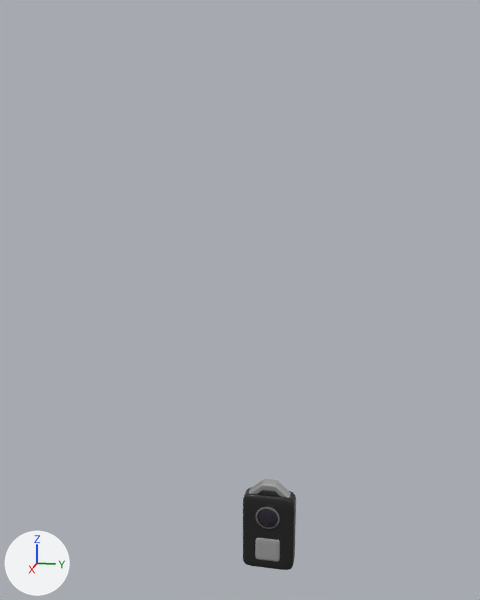
An edit to the glTF model airport/WearableDevice/smartkey.glb, drawn before and after from the same camera.
Rendered twice from a 50 mm camera at (0.452, 0.068, 0.279) aimed at (0.086, -0.006, 0.187). Arrows for +X, +Y and +Z are at lower left; the lights stay in place. Where no turn or scale is listed for an object, it has been applied to the vertices.

Names of what the first picture shows: 'KeyBody', 'KeyButton'.
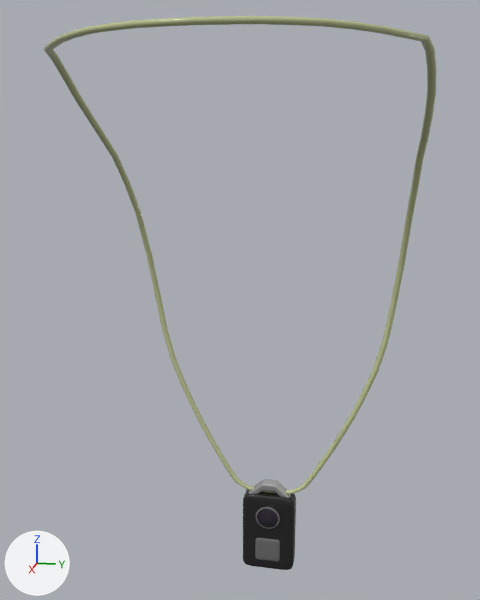
The newer file is also turned or shifted as a whole; pictures and numbers use the older file's frame.

The change, as a list of edits to the scene's bpy script:
```text
Change mat_button:
    mat_button.base_color: (0.316, 0.316, 0.316) -> (0.143, 0.143, 0.143)  # grey #989898 -> dark grey #6a6a6a
Add mat_material_002:
    mat_material_002 = principled_material('Material.002')
    mat_material_002.base_color = (0.515, 0.552, 0.294)  # yellow #bec494
    mat_material_002.roughness = 0.2
Add me_circle:
    me_circle.from_pydata(...)  # 768 vertices, 1536 faces; spans x -0.002..0.203, y -0.095..0.095, z -0.024..0.281
    me_circle.materials.append(mat_material_002)  # yellow #bec494
Add ob_circle:
    ob_circle = bpy.data.objects.new('Circle', me_circle)
    ob_circle.location = (0.0, 0.0, 0.0404)
```

Changed parts and their boxes (x1, y1, x2, y2) in the pictures (480 x 600 px):
'Circle', added: after (43, 16, 436, 494)
'KeyButton', recoloured: (255, 538, 280, 562) in both
